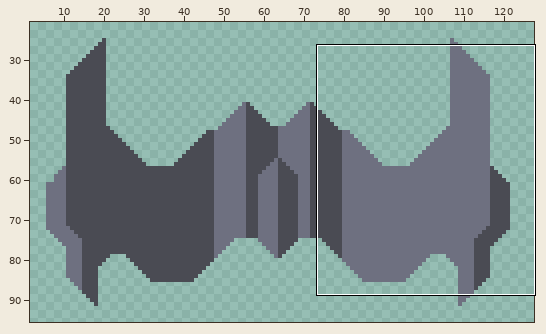
Sprite sheet -- sprites/blocks/turrets/Conclution/conclution.png. The first picture is a wide view before the edit; the outline marks the close-up.
Close-up. Old version:
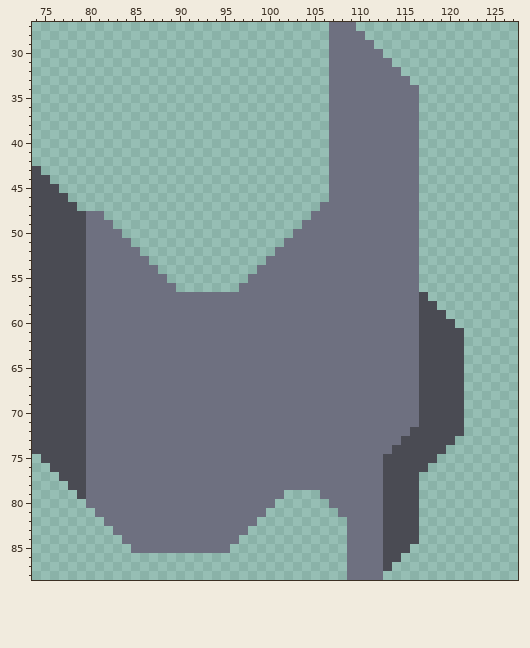
The file is 128x128 pixels. Shown: x 74..127, y 27..88. The wide view leaves out empty margins. The commit also changed other parts of the picture, which this record leaves out.
The result:
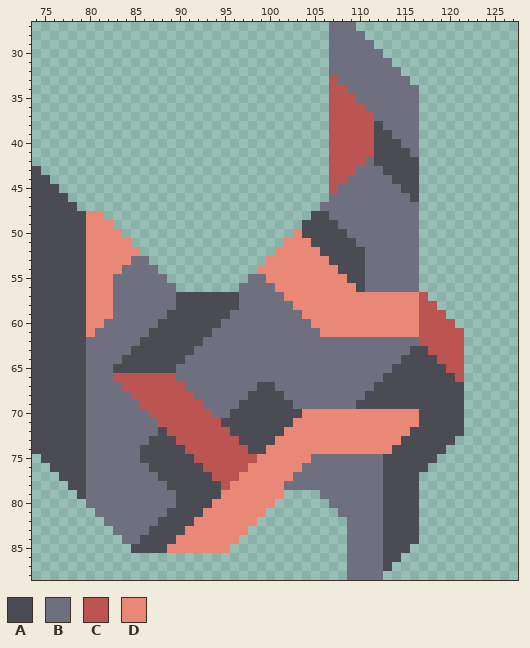
Palette (. is transparent): A #4a4b53  B #6e7080  C #bc5452  D #ea8878
The edit:
y 33: x 107 B -> C
y 34: x 107..108 BB -> CC
y 35: x 107..109 BBB -> CCC
y 36: x 107..110 BBBB -> CCCC
y 37: x 107..111 BBBBB -> CCCCC
y 38: x 107..112 BBBBBB -> CCCCCA
y 39: x 107..113 BBBBBBB -> CCCCCAA
y 40: x 107..114 BBBBBBBB -> CCCCCAAA
y 41: x 107..115 BBBBBBBBB -> CCCCCAAAA
y 42: x 107..110 BBBB -> CCCC; x 112..116 BBBBB -> AAAAA
y 43: x 107..109 BBB -> CCC; x 113..116 BBBB -> AAAA
y 44: x 107..108 BB -> CC; x 114..116 BBB -> AAA
y 45: x 107 B -> C; x 115..116 BB -> AA
y 46: x 116 B -> A
y 48: x 80..81 BB -> DD; x 105..106 BB -> AA
y 49: x 80..82 BBB -> DDD; x 104..107 BBBB -> AAAA
y 50: x 80..83 BBBB -> DDDD; x 103..108 BBBBBB -> DAAAAA
y 51: x 80..84 BBBBB -> DDDDD; x 102..109 BBBBBBBB -> DDDAAAAA
y 52: x 80..85 BBBBBB -> DDDDDD; x 101..110 BBBBBBBBBB -> DDDDDAAAAA
y 53: x 80..84 BBBBB -> DDDDD; x 100..110 BBBBBBBBBBB -> DDDDDDDAAAA
y 54: x 80..83 BBBB -> DDDD; x 99..110 BBBBBBBBBBBB -> DDDDDDDDDAAA
y 55: x 80..82 BBB -> DDD; x 100..110 BBBBBBBBBBB -> DDDDDDDDDAA
y 56: x 80..82 BBB -> DDD; x 101..110 BBBBBBBBBB -> DDDDDDDDDA
y 57: x 80..82 BBB -> DDD; x 90..96 BBBBBBB -> AAAAAAA; x 102..117 BBBBBBBBBBBBBBBA -> DDDDDDDDDDDDDDDC
y 58: x 80..82 BBB -> DDD; x 90..96 BBBBBBB -> AAAAAAA; x 103..118 BBBBBBBBBBBBBBAA -> DDDDDDDDDDDDDDCC
y 59: x 80..82 BBB -> DDD; x 89..95 BBBBBBB -> AAAAAAA; x 104..119 BBBBBBBBBBBBBAAA -> DDDDDDDDDDDDDCCC
y 60: x 80..81 BB -> DD; x 88..94 BBBBBBB -> AAAAAAA; x 105..120 BBBBBBBBBBBBAAAA -> DDDDDDDDDDDDCCCC
y 61: x 80 B -> D; x 87..93 BBBBBBB -> AAAAAAA; x 106..121 BBBBBBBBBBBAAAAA -> DDDDDDDDDDDCCCCC
y 62: x 86..92 BBBBBBB -> AAAAAAA; x 117..121 AAAAA -> CCCCC
y 63: x 85..91 BBBBBBB -> AAAAAAA; x 116 B -> A; x 118..121 AAAA -> CCCC
y 64: x 84..90 BBBBBBB -> AAAAAAA; x 115..116 BB -> AA; x 119..121 AAA -> CCC
y 65: x 83..89 BBBBBBB -> AAAAAAA; x 114..116 BBB -> AAA; x 120..121 AA -> CC
y 66: x 83..89 BBBBBBB -> CCCCCCC; x 113..116 BBBB -> AAAA; x 121 A -> C
y 67: x 84..90 BBBBBBB -> CCCCCCC; x 99..100 BB -> AA; x 112..116 BBBBB -> AAAAA
y 68: x 85..91 BBBBBBB -> CCCCCCC; x 98..101 BBBB -> AAAA; x 111..116 BBBBBB -> AAAAAA
y 69: x 86..92 BBBBBBB -> CCCCCCC; x 97..102 BBBBBB -> AAAAAA; x 110..116 BBBBBBB -> AAAAAAA
y 70: x 87..93 BBBBBBB -> CCCCCCC; x 96..116 BBBBBBBBBBBBBBBBBBBBB -> AAAAAAAADDDDDDDDDDDDD
y 71: x 88..116 BBBBBBBBBBBBBBBBBBBBBBBBBBBBB -> CCCCCCCAAAAAAAADDDDDDDDDDDDDD
y 72: x 88..115 BBBBBBBBBBBBBBBBBBBBBBBBBBBB -> ACCCCCCCAAAAAADDDDDDDDDDDDDD
y 73: x 87..114 BBBBBBBBBBBBBBBBBBBBBBBBBBBB -> AAACCCCCCCAAAADDDDDDDDDDDDDD
y 74: x 86..113 BBBBBBBBBBBBBBBBBBBBBBBBBBBB -> AAAAACCCCCCCAADDDDDDDDDDDDDD
y 75: x 86..104 BBBBBBBBBBBBBBBBBBB -> AAAAAACCCCCCCDDDDDD
y 76: x 87..103 BBBBBBBBBBBBBBBBB -> AAAAAACCCCCDDDDDD
y 77: x 88..102 BBBBBBBBBBBBBBB -> AAAAAACCCDDDDDD
y 78: x 89..101 BBBBBBBBBBBBB -> AAAAAACDDDDDD
y 79: x 90..101 BBBBBBBBBBBB -> AAAAADDDDDDD
y 80: x 90..100 BBBBBBBBBBB -> AAAADDDDDDD
y 81: x 89..99 BBBBBBBBBBB -> AAAADDDDDDD
y 82: x 88..98 BBBBBBBBBBB -> AAAADDDDDDD
y 83: x 87..97 BBBBBBBBBBB -> AAAADDDDDDD
y 84: x 86..96 BBBBBBBBBBB -> AAAADDDDDDD
y 85: x 85..95 BBBBBBBBBBB -> AAAADDDDDDD
